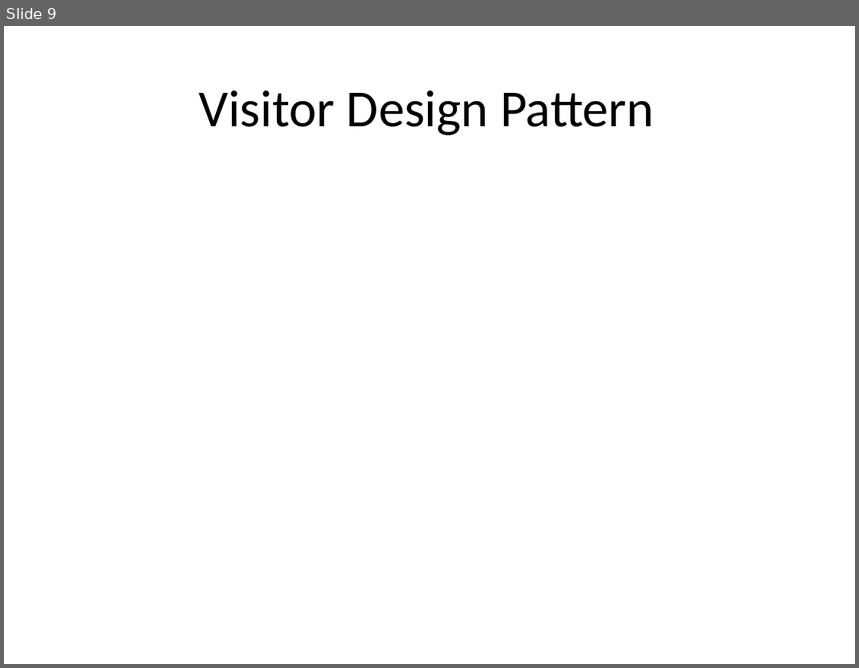
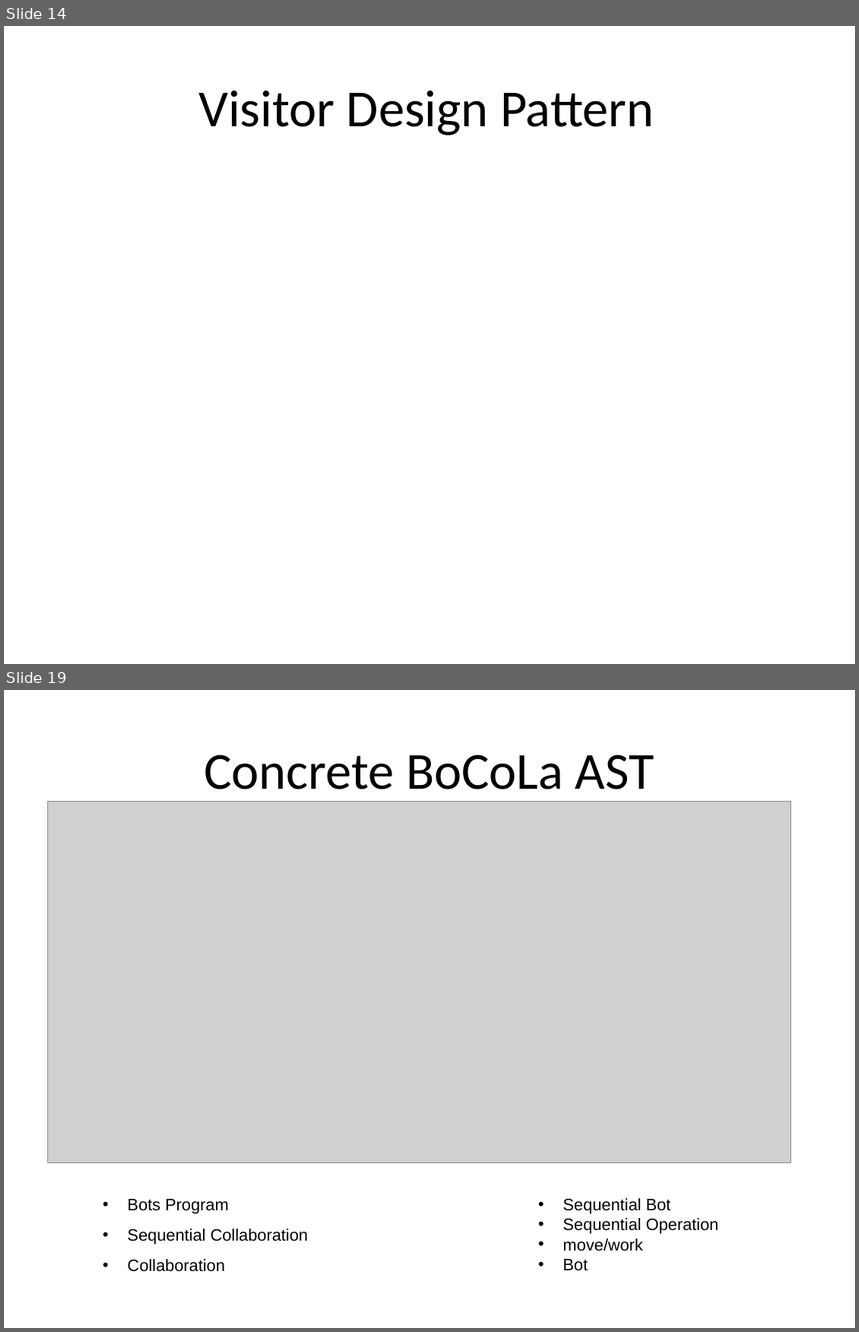
Before and after one commit to isurup/kalle-martin-group, a slide deck: SSE2/slides/1 Analysis.ppt. Shown one above the other, each under a label of ours: slide 9 before the commit, slides 14 and 19 after it; the slides between them are not shown. The pictures are 859x668 and 859x1332 pixels, drawn with LibreOffice and Linux fonts; fonts in the diff are those of the drawing; grey boxes stand for pictures. Boxes give left, top, right and bottom in pixels: in the first picture for what was removed or moved away, otherwise in the second. Text is boxed around its words. In the diff, an @@ line names an element or a change of style, - is before the commit and + after.

```diff
--- a/SSE2/slides/1 Analysis.ppt
+++ b/SSE2/slides/1 Analysis.ppt
@@ slide 19 added at [4,690,855,1328], background #FFFFFF @@
@@ title added at [204,755,655,802], 44 pt, text #000000 @@
+Concrete BoCoLa AST
@@ picture added at [47,802,791,1163] @@
@@ text added at [127,1199,308,1272], 14 pt, text #000000 @@
+• Bots Program
+• Sequential Collaboration
+• Collaboration
@@ text added at [563,1198,719,1271], 14 pt, text #000000 @@
+• Sequential Bot
+• Sequential Operation
+• move/work
+• Bot
@@ what was slide 9 is now slide 14 @@
```
Also in this commit, not shown: 14 other slides added.
